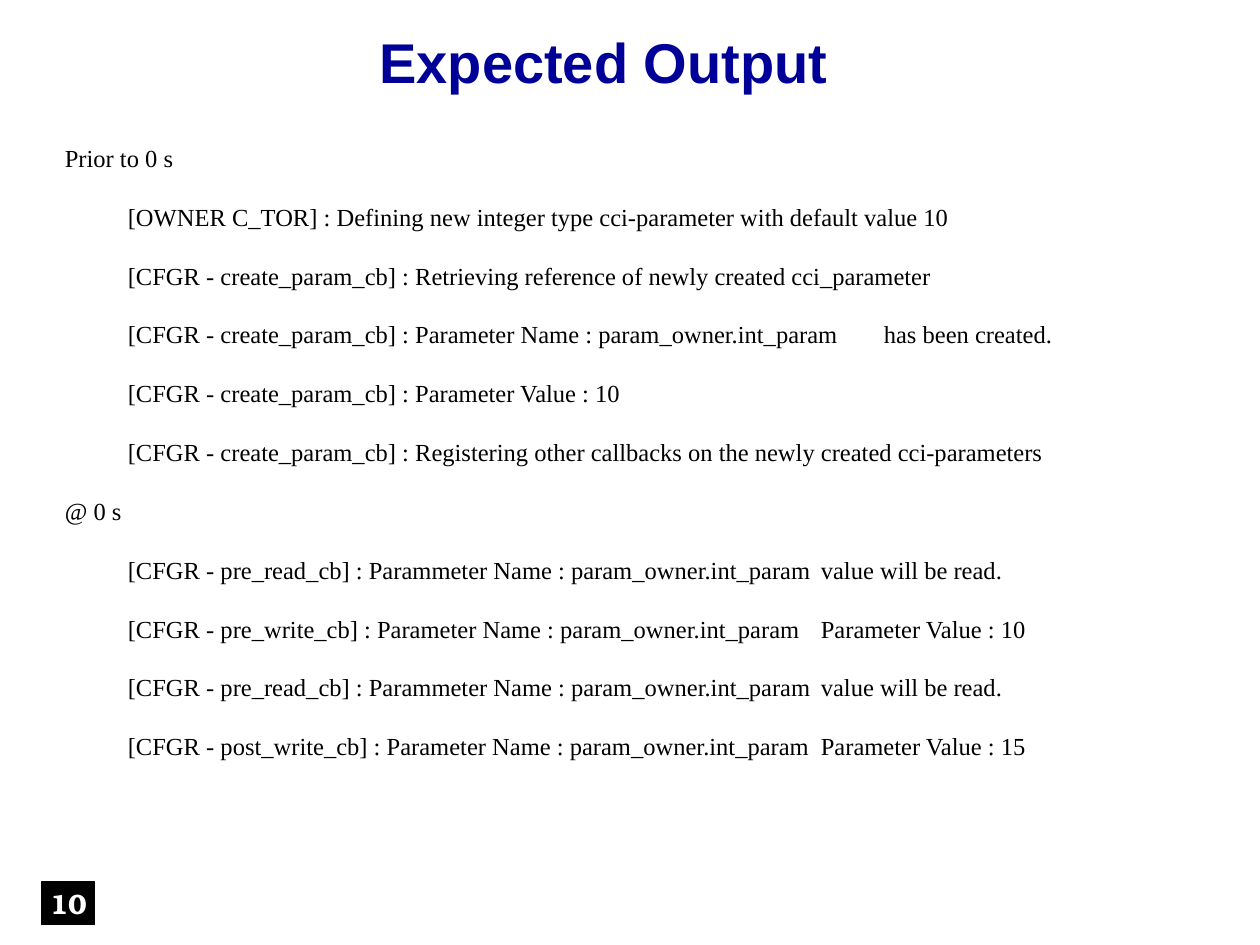
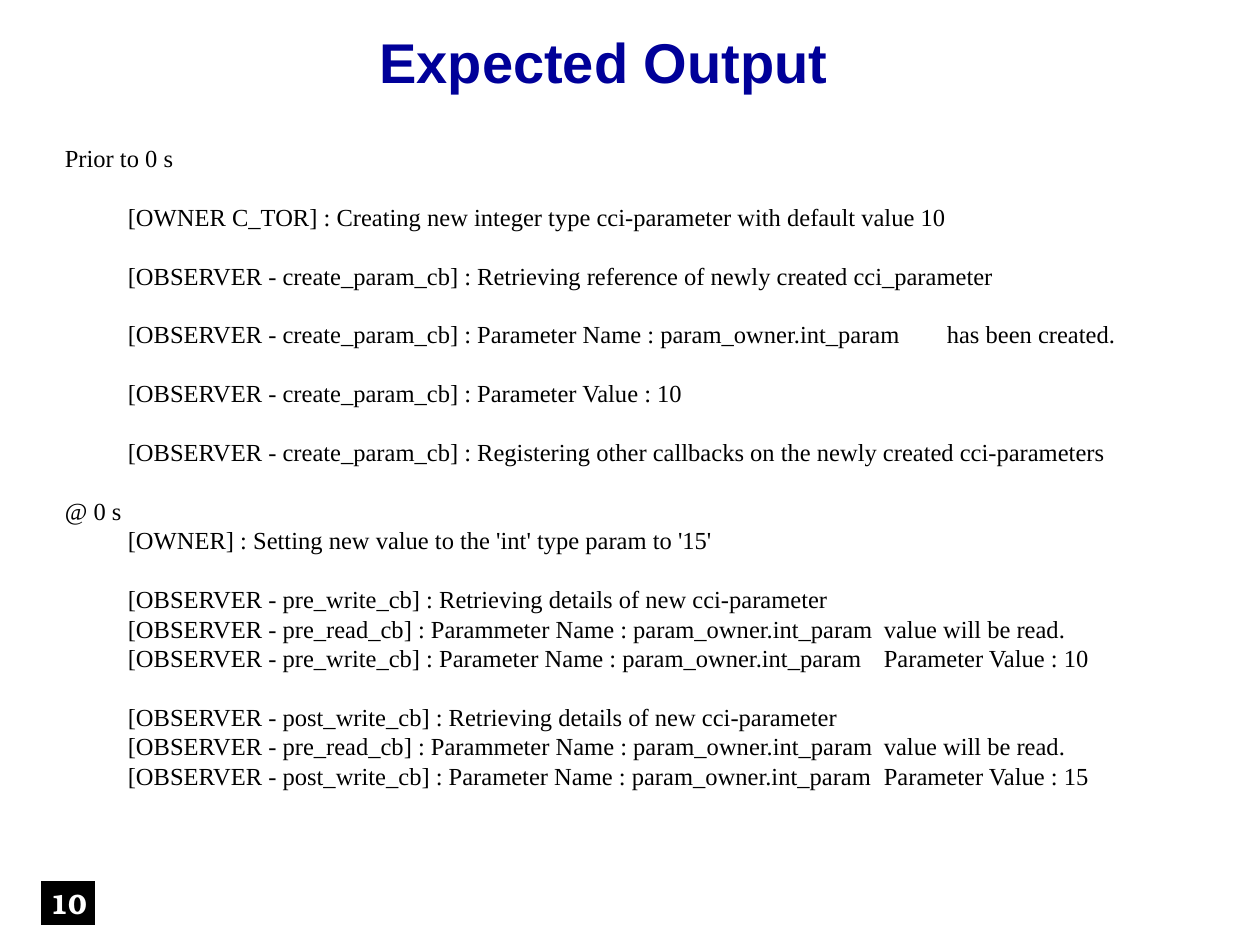
Before and after one commit to accellera-official/cci, a slide deck: slide 10 of examples/ex20_Tracing_Parameter_Activity/docs/ex20_Tracing_Parameter_Activity.ppt. Drawn at 1260x945 pixels with LibreOffice and Linux fonts; fonts in the diff are those of the drawing; background and template pictures are left out. Boxes give left, top, right and bottom in pixels: in the first picture for what was removed or moved away, otherwise in the second. Text is boxed around its words. In the diff, an @@ line names an element or a change of style, - is before the commit and + after.

Commit message:
Few Updates & Deletes
1.  Updates Section :
     a.  Updated ex#7 to demonstrate cci_value support for cci::cnf::cci_param by setting and querying
         their values using 'set_value' and 'get_value' APIs
     b.  Updated ex#20 in regard to the logging (code flow remains the same)

2.  Deletes Section :
     a.  Deleted all the local README.txt files within the examples (previously created for maintaining
         examples status)

1.  Updates Section :
     c.  Presentations for ex#7 and ex#20 updated accordingly

```diff
--- a/examples/ex20_Tracing_Parameter_Activity/docs/ex20_Tracing_Parameter_Activity.ppt
+++ b/examples/ex20_Tracing_Parameter_Activity/docs/ex20_Tracing_Parameter_Activity.ppt
@@ text in free at (128, 208, 1115, 467): text changed @@
-[OWNER C_TOR] : Defining new integer type cci-parameter with default value 10
-[CFGR - create_param_cb] : Retrieving reference of newly created cci_parameter
-[CFGR - create_param_cb] : Parameter Name : param_owner.int_param has been created.
-[CFGR - create_param_cb] : Parameter Value : 10
-[CFGR - create_param_cb] : Registering other callbacks on the newly created cci-parameters
+[OWNER C_TOR] : Creating new integer type cci-parameter with default value 10
+[OBSERVER - create_param_cb] : Retrieving reference of newly created cci_parameter
+[OBSERVER - create_param_cb] : Parameter Name : param_owner.int_param has been created.
+[OBSERVER - create_param_cb] : Parameter Value : 10
+[OBSERVER - create_param_cb] : Registering other callbacks on the newly created cci-parameters
@@ text in free at (128, 532, 1089, 790): text changed @@
-[CFGR - pre_read_cb] : Parammeter Name : param_owner.int_param value will be read.
-[CFGR - pre_write_cb] : Parameter Name : param_owner.int_param Parameter Value : 10
-[CFGR - pre_read_cb] : Parammeter Name : param_owner.int_param value will be read.
-[CFGR - post_write_cb] : Parameter Name : param_owner.int_param Parameter Value : 15
+[OWNER] : Setting new value to the 'int' type param to '15'
+[OBSERVER - pre_write_cb] : Retrieving details of new cci-parameter
+[OBSERVER - pre_read_cb] : Parammeter Name : param_owner.int_param value will be read.
+[OBSERVER - pre_write_cb] : Parameter Name : param_owner.int_param Parameter Value : 10
+[OBSERVER - post_write_cb] : Retrieving details of new cci-parameter
+[OBSERVER - pre_read_cb] : Parammeter Name : param_owner.int_param value will be read.
+[OBSERVER - post_write_cb] : Parameter Name : param_owner.int_param Parameter Value : 15
```
Also in this commit, not shown: 10 other slides changed, 19 other files.
